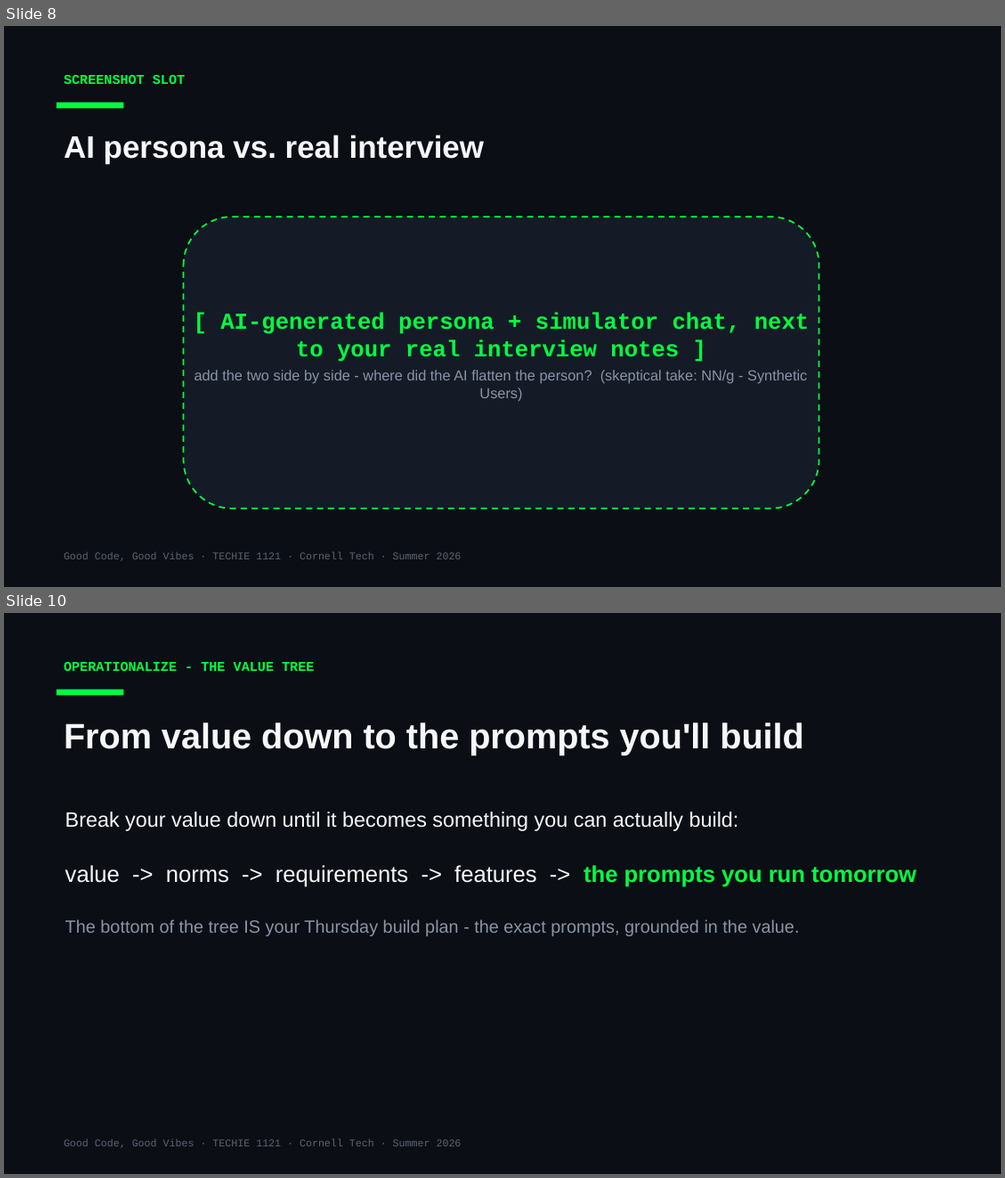
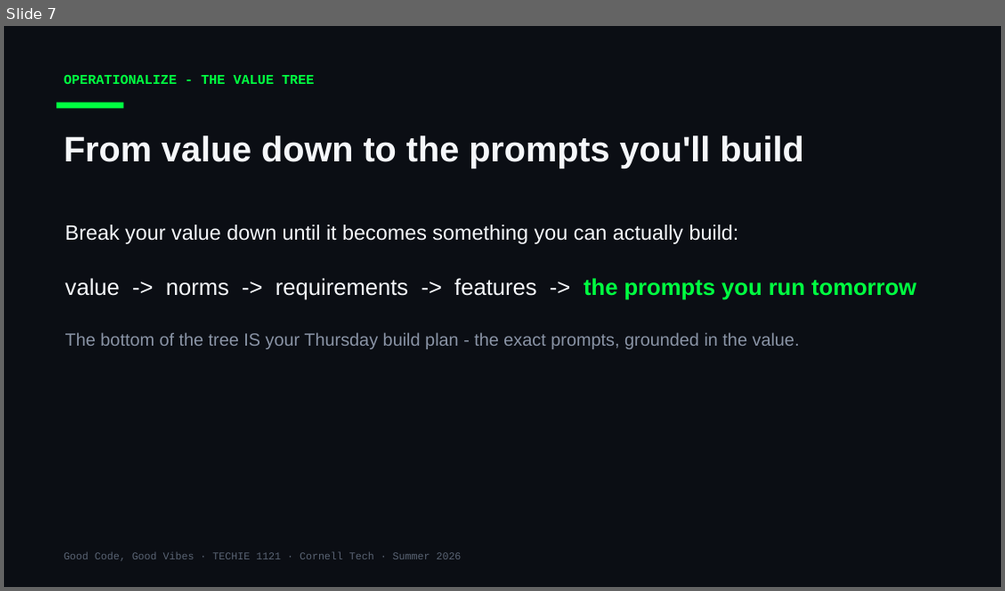
Before and after one commit to Cornell-Tech-Vibe-Coding-Summer-2026/website, a slide deck: slides/Week3-Wed-Working-Day.pptx. Shown one above the other, each under a label of ours: slides 8 and 10 before the commit, slide 7 after it; the slides between them are not shown. The pictures are 1005x1178 and 1005x591 pixels, drawn with LibreOffice and Linux fonts; fonts in the diff are those of the drawing. Boxes give left, top, right and bottom in pixels: in the first picture for what was removed or moved away, otherwise in the second. Text is boxed around its words. In the diff, an @@ line names an element or a change of style, - is before the commit and + after.

```diff
--- a/slides/Week3-Wed-Working-Day.pptx
+++ b/slides/Week3-Wed-Working-Day.pptx
@@ slide 8 removed at box(4, 26, 1001, 587), background #0B0E14 @@
@@ text removed at box(64, 75, 185, 84) @@
-SCREENSHOT SLOT
@@ rectangle removed at box(57, 103, 123, 108) @@
@@ text removed at box(64, 135, 485, 164) @@
-AI persona vs. real interview
@@ rounded rectangle removed at box(184, 216, 819, 508) @@
@@ text removed at box(220, 312, 809, 362) @@
-[ AI-generated persona + simulator chat, next to your real interview notes ]
@@ text removed at box(194, 370, 807, 401) @@
-add the two side by side - where did the AI flatten the person? (skeptical take: NN/g - Synthetic Users)
@@ text removed at box(64, 552, 461, 561) @@
-Good Code, Good Vibes · TECHIE 1121 · Cornell Tech · Summer 2026
@@ what was slide 10 is now slide 7 @@
```
Also in this commit, not shown: 7 slides changed, 2 other slides removed, 1 other file.
